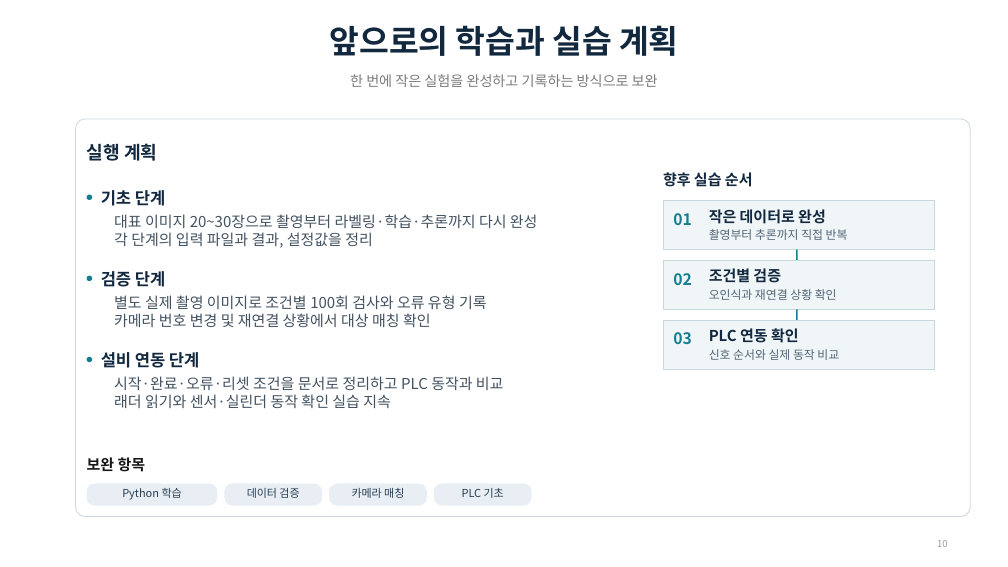
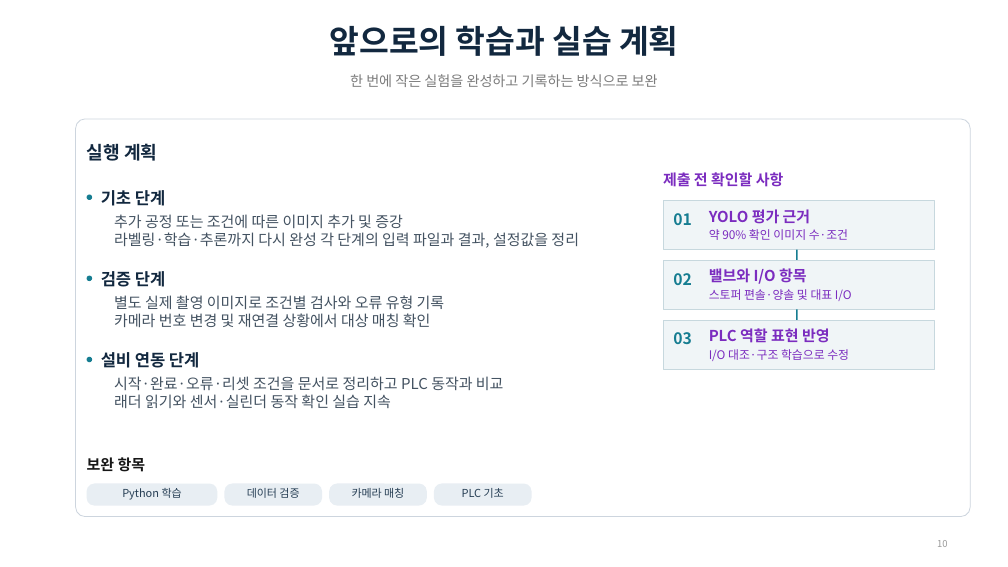
Before and after one commit to ghjyuwe1-sudo/project, a slide deck: slide 10 of portfolio/portfolio.pptx. Drawn at 1008x567 pixels with LibreOffice and Linux fonts; fonts in the diff are those of the drawing. Boxes give left, top, right and bottom in pixels: in the first picture for what was removed or moved away, otherwise in the second. Text is boxed around its words. In the diff, an @@ line names an element or a change of style, - is before the commit and + after.

```diff
--- a/portfolio/portfolio.pptx
+++ b/portfolio/portfolio.pptx
@@ text at [663, 172, 784, 187]: text changed; text colour #12283F to #7B2CBF @@
-향후 실습 순서
+제출 전 확인할 사항
@@ text at [709, 209, 811, 224]: text changed; text colour #12283F to #7B2CBF @@
-작은 데이터로 완성
+YOLO 평가 근거
@@ text at [114, 214, 579, 248]: text changed @@
-대표 이미지 20~30장으로 촬영부터 라벨링·학습·추론까지 다시 완성
-각 단계의 입력 파일과 결과, 설정값을 정리
+추가 공정 또는 조건에 따른 이미지 추가 및 증강
+라벨링·학습·추론까지 다시 완성 각 단계의 입력 파일과 결과, 설정값을 정리
@@ text at [709, 229, 848, 240]: text changed; text colour #526577 to #7B2CBF @@
-촬영부터 추론까지 직접 반복
+약 90% 확인 이미지 수·조건
@@ text at [709, 268, 807, 284]: text changed; text colour #12283F to #7B2CBF @@
-조건별 검증
+밸브와 I/O 항목
@@ text at [114, 295, 445, 309]: text changed @@
-별도 실제 촬영 이미지로 조건별 100회 검사와 오류 유형 기록
+별도 실제 촬영 이미지로 조건별 검사와 오류 유형 기록
@@ text at [709, 289, 852, 301]: text changed; text colour #526577 to #7B2CBF @@
-오인식과 재연결 상황 확인
+스토퍼 편솔·양솔 및 대표 I/O
@@ text at [709, 328, 830, 343]: text changed; text colour #12283F to #7B2CBF @@
-PLC 연동 확인
+PLC 역할 표현 반영
@@ text at [709, 349, 849, 361]: text changed; text colour #526577 to #7B2CBF @@
-신호 순서와 실제 동작 비교
+I/O 대조·구조 학습으로 수정
```
Also in this commit, not shown: 6 other slides changed.
